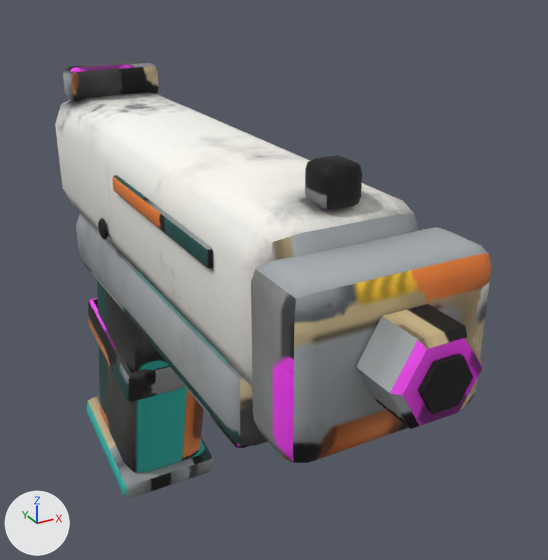
One commit to the FBX model art/gear/starter_pistol/starter_pistol.fbx: the scene before it, then after it.
Rendered twice from a 50 mm lens placed at (-0.00429, -0.00966, 0.01031), pointed at (0.001, -0.00004, 0.00551). Every picture has the same lights, and +X, +Y and +Z are marked at lower left. The picture after the commit comes second. Where no turn or scale is listed for an object, it has been applied to the vertices. Vertices at exactly the same position are counted once.

Objects in the first picture: 'Glow', 'Handle', 'Mag'.
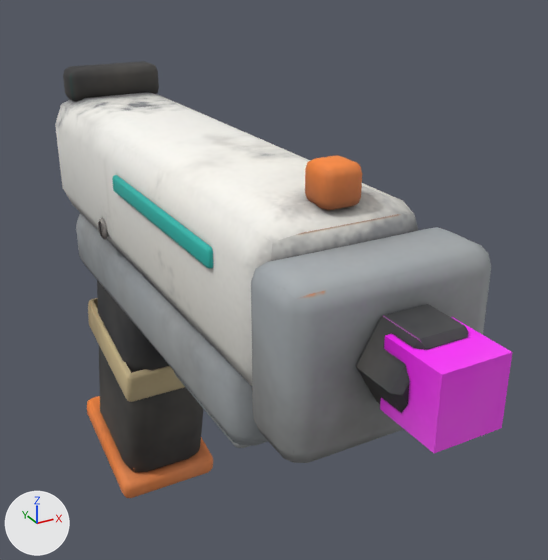
The newer file is also turned or shifted as a whole; pictures and numbers use the older file's frame.

What differs and where, as boxes [x1, y1, x2, y2] in the pictures (548 x 560 px):
'Muzzle', added (pink)
    after: [380, 317, 513, 453]
part 1 of me_handle, surface changed
    both: [63, 61, 491, 472]
part 2 of me_glow, surface changed
    both: [112, 175, 213, 268]
part 3 of me_mag, surface changed (grey to orange)
    both: [87, 396, 213, 498]

What changed in the scene script:
```text
Change me_mag:
    where me_mag.from_pydata(...)  # 112 vertices, 214 faces; spans x -0.001..0.001, y 0.00198..0.00518, z 0.0..0.00522
    used by ob_mag; location = (0.0, 0.0, 0.0)
    me_mag part 3: 204 kept faces spanning x -0.001..0.001, y 0.00198..0.00518, z 0.0..0.00522 get new texture (UV) coordinates
Change me_handle:
    where me_handle.from_pydata(...)  # 693 vertices, 1160 faces; spans x -0.00125..0.00125, y -0.00518..0.00494, z 0.00032..0.00833
    used by ob_handle; location = (0.0, 0.0, 0.0)
    me_handle part 1: 1069 kept faces spanning x -0.00125..0.00125, y -0.00518..0.00494, z 0.00032..0.00833 get new texture (UV) coordinates
Change me_glow:
    where me_glow.from_pydata(...)  # 112 vertices, 216 faces; spans x -0.00117..0.00117, y -0.00246..0.00094, z 0.00701..0.00726
    used by ob_glow; location = (0.0, 0.0, 0.0)
    me_glow part 2: texture (UV) coordinates of 216 of 216 faces, centred in x -0.00117..0.00117, y -0.00246..0.00094, z 0.00701..0.00726, changed; they spanned u 0.44..0.97, v 0.01..0.6 and now span u 0.43..0.78, v 0.0..0.98
Add me_muzzle:
    me_muzzle.from_pydata(...)  # a box spanning x -0.0004..0.0004, y -0.005342..-0.004542, z 0.006233..0.007033
    me_muzzle.materials.append(mat_starter_pistol)  # picture img_starter_pistol_color_png
Add ob_muzzle:
    ob_muzzle = bpy.data.objects.new('Muzzle', me_muzzle)
    ob_muzzle.location = (0.0, -0.00017, 0.0)
```
